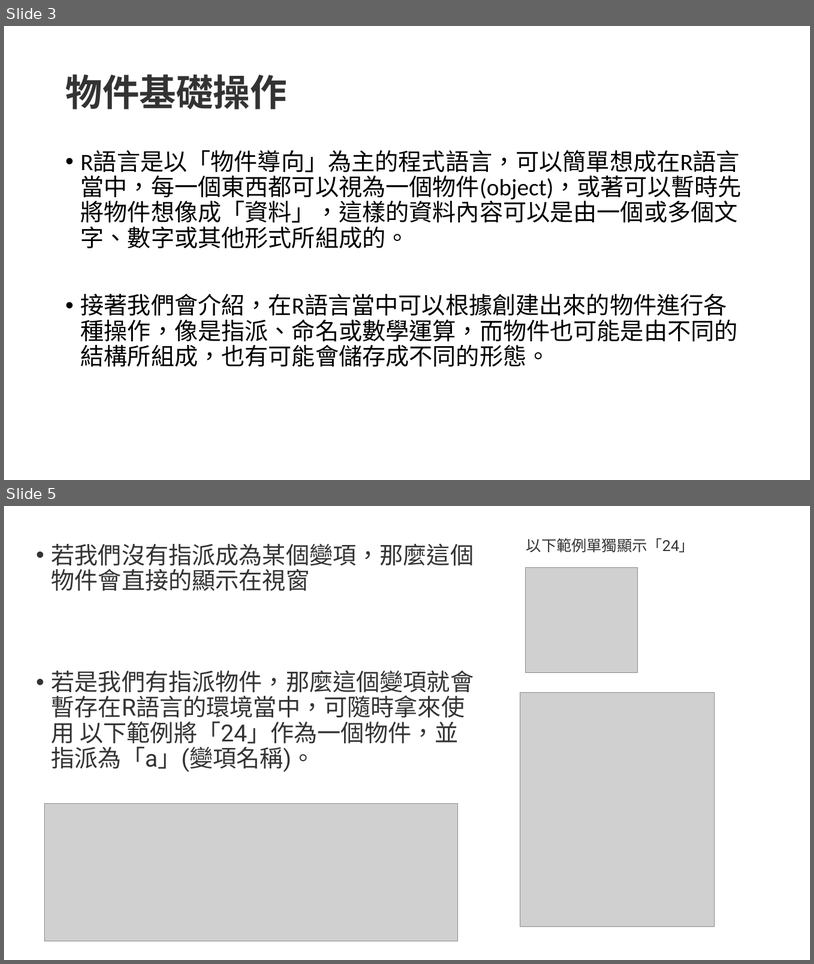
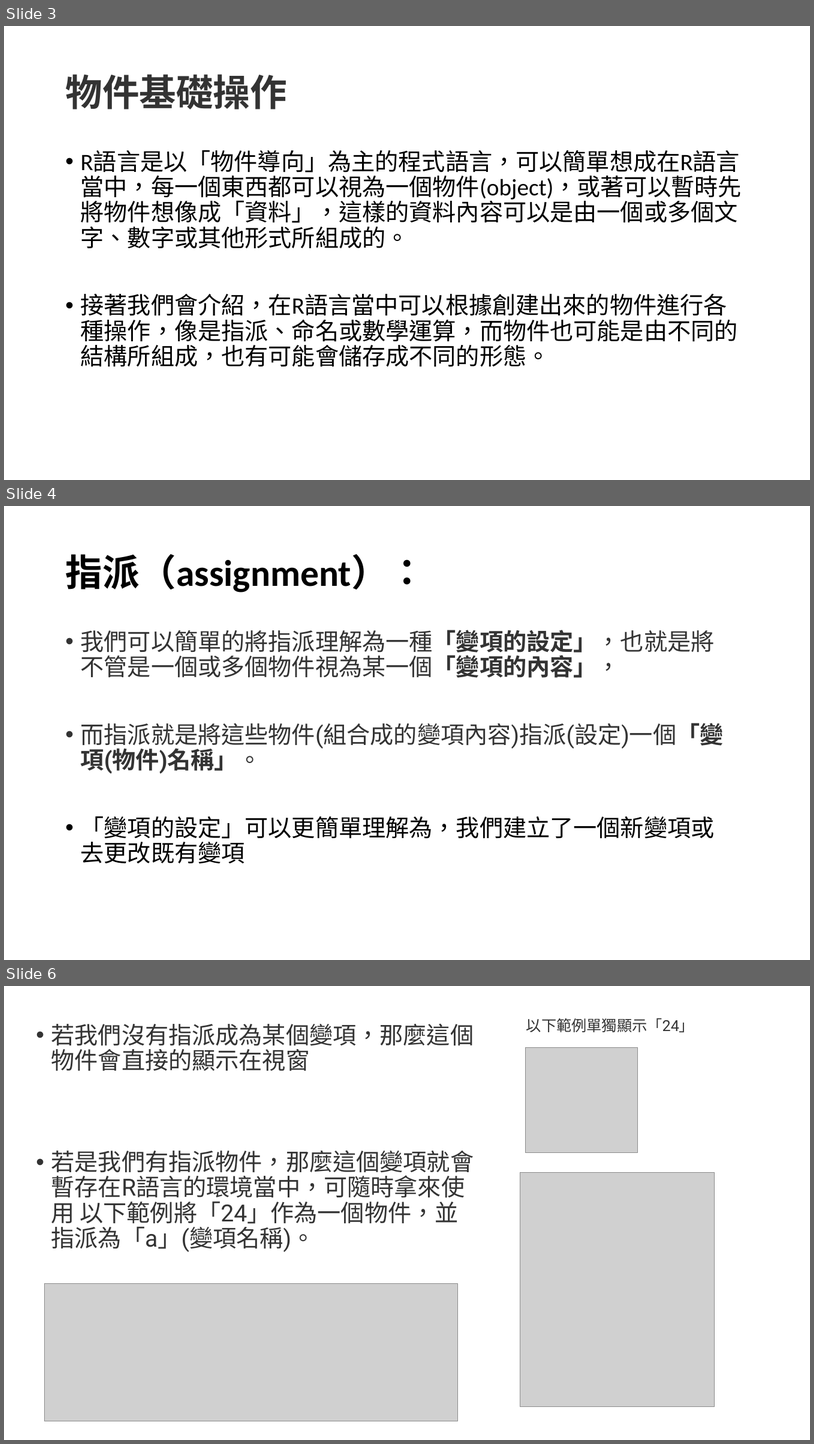
Before and after one commit to qbiexyz/R-for-NGO, a slide deck: ppt/基礎篇2_R語言的基礎概念.pptx. Shown one above the other, each under a label of ours: slides 3 and 5 before the commit, slides 3, 4 and 6 after it; the slides between them are not shown. The pictures are 814x964 and 814x1444 pixels, drawn with LibreOffice and Linux fonts; fonts in the diff are those of the drawing; grey boxes stand for pictures. Boxes give left, top, right and bottom in pixels: in the first picture for what was removed or moved away, otherwise in the second. Text is boxed around its words. In the diff, an @@ line names an element or a change of style, - is before the commit and + after.

```diff
--- a/ppt/基礎篇2_R語言的基礎概念.pptx
+++ b/ppt/基礎篇2_R語言的基礎概念.pptx
@@ slide 4 added at <box>4,506,810,960</box>, background #FFFFFF @@
@@ title added at <box>65,554,425,592</box>, 44 pt, text #000000, bold @@
+指派（assignment）：
@@ text added at <box>81,630,724,864</box>, 28 pt, text #333333 @@
+• 我們可以簡單的將指派理解為一種「變項的設定」，也就是將不管是一個或多個物件視為某一個「變項的內容」，
+• 而指派就是將這些物件(組合成的變項內容)指派(設定)一個「變項(物件)名稱」。
+• 「變項的設定」可以更簡單理解為，我們建立了一個新變項或去更改既有變項
@@ what was slide 5 is now slide 6 @@
```
Also in this commit, not shown: 7 slides changed, 1 other slide added, 32 other files.
